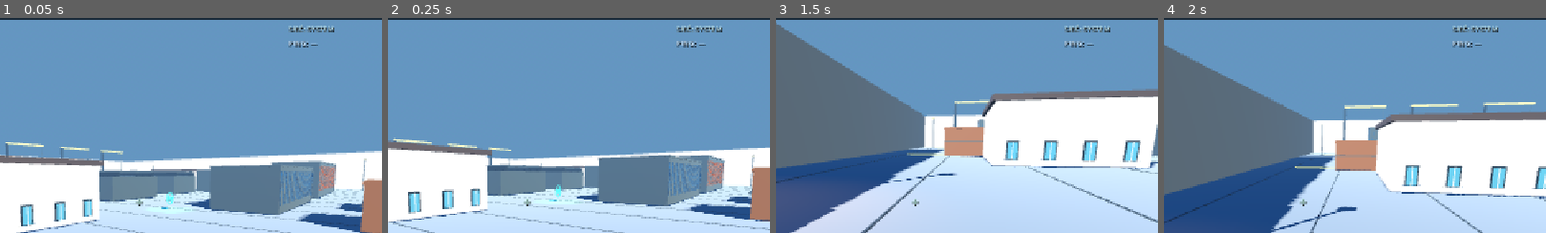
Above: before the commit, frames 1-4 (left to right).
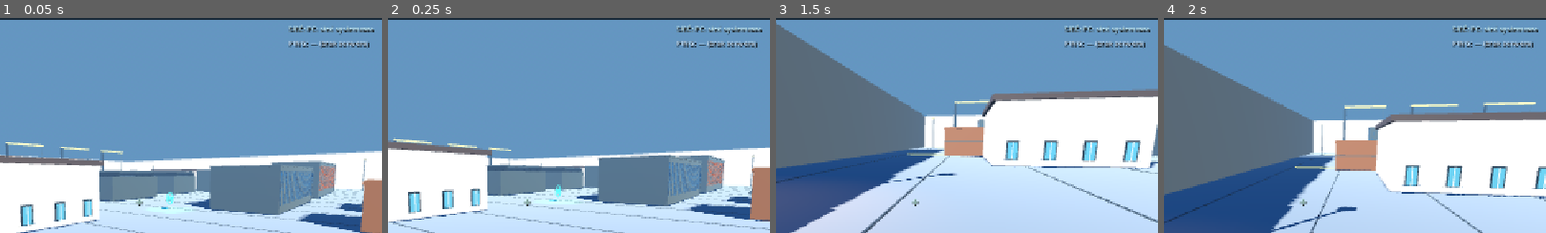
Above: after the commit, the same moments.

Repository: bartus9711-spec/neon-strike-android
Game: Godot game, scene res://scenes/main.tscn
Same seed, same stepped clock (60 frames per second), same inputs: the game is played once before the commit and once after it.
Inputs (mouse positions are % of the whole screen's width and height, from its top left):
- Up to frame 1 (0.05 s): no input
- Up to frame 2 (0.25 s): no input
- Up to frame 3 (1.5 s): tap Enter at 0.5 s; move the mouse to (72, 45) at 0.52 s; hold D 0.53-1.28 s; tap E at 0.6, 1.35 s; click (72, 45) at 0.67 s; tap Space at 0.77 s; move the mouse to (45, 50) at 1.27 s; hold W from 1.28 s (still down)
- Up to frame 4 (2 s): keep holding W; tap Space at 1.52 s
The pictures show only the part of the screen within x 32-82%, y 7-57%; the shares and areas given below are measured in that part.

The runs differ from the first frame. In frame 1, 0.7% of the frame differs, in the area x 80-98%, y 3-15%; in frame 2, 0.7%; in frame 3, 0.7%; in frame 4, 0.7%.

Commit message:
feat(godot): connect Android network monitoring, saveable render profiles and gamepad deadzone / invert look to 3D runtime

Diff:
--- a/godot/scripts/main.gd
+++ b/godot/scripts/main.gd
@@ -3,6 +3,7 @@
 ## Goal: fluid movement, touch / gamepad, render settings and real lit 3D level.
 const HUD = preload("res://scripts/hud.gd")
 const ARENAS = preload("res://scripts/arenas.gd")
+const NETWORK = preload("res://scripts/network_monitor.gd")
 
 var hero: CharacterBody3D
 var camera: Camera3D
@@ -10,6 +11,8 @@
 var atmosphere: Environment
 var hud
 var arena
+var net
+var actor_quality := 1
 var map_index := 0
 var heading := 0.0
 var elevation := 0.0
@@ -32,15 +35,22 @@
     arena.configure(sun, atmosphere)
     arena.load_arena(0)
     _make_hero()
+    net = NETWORK.new()
+    add_child(net)
     hud = HUD.new()
     add_child(hud)
     hud.jump_requested.connect(func(): jump_queued = true)
     hud.action_requested.connect(func(): action_queued = true)
     hud.graphics_changed.connect(_apply_graphics)
+    hud.graphics_advanced_changed.connect(_apply_advanced_graphics)
+    hud.network_mode_changed.connect(net.set_smart_mode)
+    net.status_changed.connect(func(_desc: String): hud.set_network_info(net.get_network_text(), net.get_ping_text()))
     hud.map_requested.connect(switch_map)
     hud.configure_maps(arena.maps)
     switch_map(0)
-    _apply_graphics(2, 120, 1.0, true, 2)
+    # Restore saved Low / High / Ultra and network preferences, not hardcoded Ultra.
+    hud._emit_graphics()
+    hud.set_network_info(net.get_network_text(), net.get_ping_text())
     hud.set_message("DOTYK: LEWY DRĄŻEK + PRZECIĄGNIJ PO PRAWEJ  |  PAD: L / R", 6.0)
 
 func _setup_palette() -> void:
@@ -280,6 +290,7 @@
         heading = 0.0
     elevation = -.10
     if is_instance_valid(hud):
+        arena.apply_advanced(hud.texture_toggle.button_pressed,hud.detail_select.selected)
         hud.set_map(map_index, str(arena.current_map.get("name", "ARENA")))
 
 func _make_hero() -> void:
@@ -318,10 +329,10 @@
     if pad_connected:
         var joy := Input.get_connected_joypads()[0]
         var stick := Vector2(Input.get_joy_axis(joy, JOY_AXIS_LEFT_X), Input.get_joy_axis(joy, JOY_AXIS_LEFT_Y))
-        if stick.length() > .16:
+        if stick.length() > hud.pad_deadzone:
             movement += stick
         var look_stick := Vector2(Input.get_joy_axis(joy, JOY_AXIS_RIGHT_X), Input.get_joy_axis(joy, JOY_AXIS_RIGHT_Y))
-        if look_stick.length() > .13 and not hud.settings_open:
+        if look_stick.length() > hud.pad_deadzone and not hud.settings_open:
             _turn(look_stick * 850.0 * delta)
         var jumping := Input.is_joy_button_pressed(joy, JOY_BUTTON_A)
         if jumping and not last_jump:
@@ -362,7 +373,7 @@
         return
     var sensitivity: float = hud.look_sensitivity if is_instance_valid(hud) else 1.0
     heading -= relative.x * .0030 * sensitivity
-    elevation = clampf(elevation - relative.y * .0030 * sensitivity, -1.35, 1.26)
+    elevation = clampf(elevation + relative.y * .0030 * sensitivity * (1.0 if hud.invert_look_y else -1.0), -1.35, 1.26)
 
 func _unhandled_input(event: InputEvent) -> void:
     if event is InputEventMouseMotion and Input.mouse_mode == Input.MOUSE_MODE_CAPTURED and not hud.settings_open:
@@ -396,6 +407,10 @@
     else:
         hud.set_message("PODEJDŹ BLIŻEJ ŚWIECĄCEGO ZNACZNIKA", 2.0)
 
+func _apply_advanced_graphics(textured: bool, detail: int, actor_lod: int) -> void:
+    actor_quality = actor_lod
+    arena.apply_advanced(textured, detail)
+
 func _apply_graphics(profile: int, fps: int, scale: float, shadows: bool, aa: int) -> void:
     Engine.max_fps = fps
     var viewport := get_viewport()
